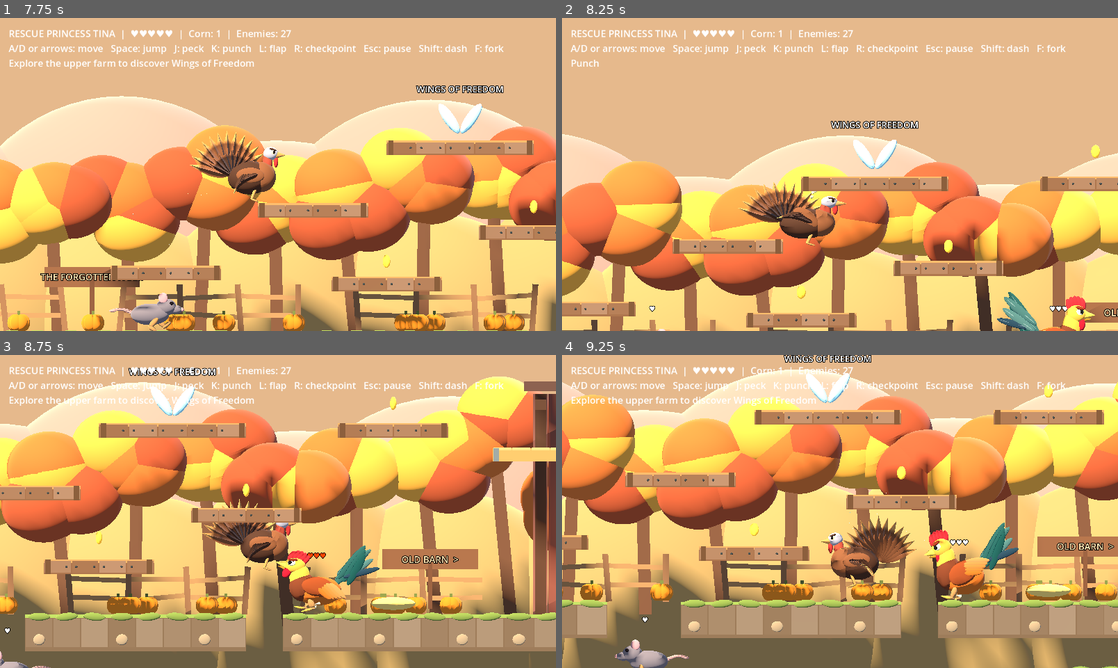
Above: before the commit, frames 1-4 (two rows, left to right).
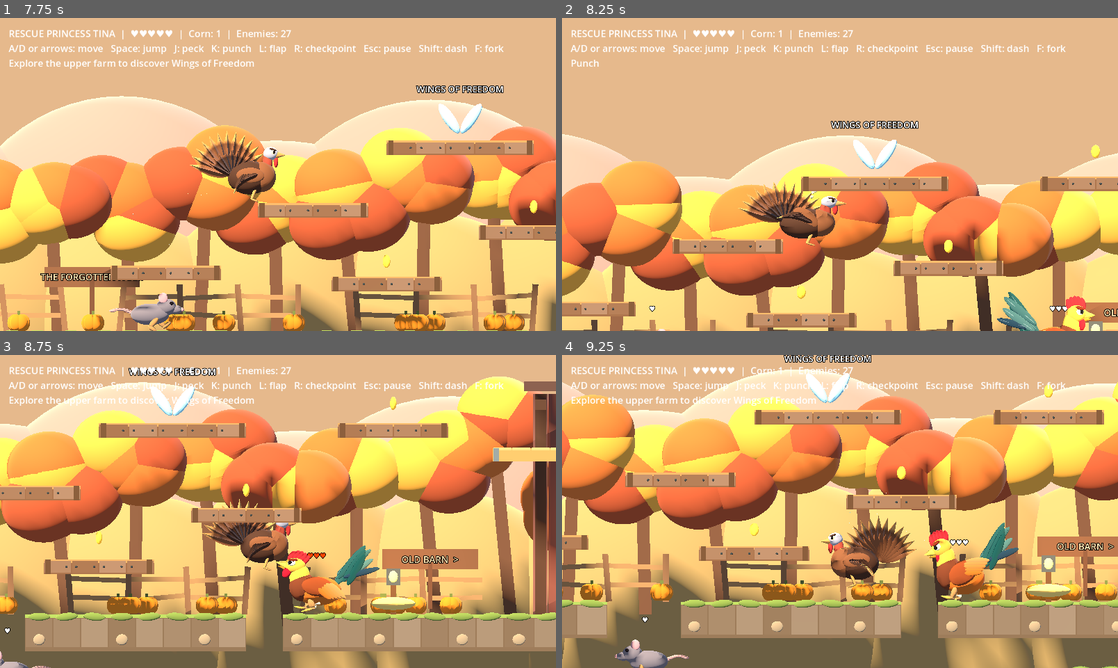
Above: after the commit, the same moments.

Repository: bowr39/TurkeyTime
Game: Godot game, scene res://main.tscn
The game is run twice, just before and just after one commit, with the same random seed, the same clock (stepped at 60 frames per second) and the same inputs.
Inputs (mouse positions are in pixels of both pictures, inside the frame that each line leads up to):
- Up to frame 1 (7.75 s): click "New Adventure" at 0.5 s; move the mouse to (400, 158) at 1.27 s; hold D 1.28-2.03 s; tap Shift at 1.35, 5.85 s; click (400, 158) at 1.42 s; tap Space at 1.52, 1.82, 2.27, 2.57, 3.77, 4.07, 4.52, 4.82, 5.27, 5.57, 6.77, 7.07, 7.52 s; move the mouse to (166, 190) at 2.02 s; hold A 2.03-2.78 s; tap F at 2.1, 6.6 s; move the mouse to (333, 105) at 2.77 s; hold D 2.78-4.28 s; tap J at 2.85, 7.35 s; move the mouse to (250, 237) at 3.52 s; tap K at 3.6 s; click (250, 237) at 3.67 s; move the mouse to (444, 221) at 4.27 s; hold A 4.28-6.53 s; tap L at 4.35 s; move the mouse to (111, 127) at 5.02 s; tap R at 5.1 s; move the mouse to (305, 174) at 5.77 s; click (305, 174) at 5.92 s; move the mouse to (194, 96) at 6.52 s; hold D from 6.53 s (still down); move the mouse to (400, 158) at 7.27 s
- Up to frame 2 (8.25 s): keep holding D; tap Space at 7.82 s; move the mouse to (728, 190) at 8.02 s; tap K at 8.1 s; click (728, 190) at 8.17 s
- Up to frame 3 (8.75 s): keep holding D; tap Space at 8.27, 8.57 s
- Up to frame 4 (9.25 s): move the mouse to (895, 442) at 8.77 s; release D at 8.78 s; hold A from 8.78 s (still down); tap L at 8.85 s

Frame 1 is identical in both runs. In frame 2, 0.2% of the frame differs, in the area x 91-98%, y 91-100%; in frame 3, 0.3%, in the area x 54-81%, y 61-83%; in frame 4, 0.3%.

Commit message:
Add layered distant forest silhouettes, animated luminous fireflies and checkpoint lanterns

Diff:
--- a/main.gd
+++ b/main.gd
@@ -44,6 +44,7 @@
 var reward_taken := false
 var gate: StaticBody3D
 var effects: Array[Node3D] = []
+var fireflies: Array[Node3D] = []
 var facing := 1.0
 var cooldown := 0.0
 var invulnerable := 0.0
@@ -192,6 +193,38 @@
 		cone.height = 0.55
 		mesh(n,cone,Vector3(float(i-2)*0.4,0,0),Color("#7d858a"))
 	hazards.append(n)
+
+func decorate_world() -> void:
+	var rng := RandomNumberGenerator.new()
+	rng.seed = 7319
+	for i in range(72):
+		var x := 74.0+float(i)*2.9
+		var y := rng.randf_range(0.8,6.5)
+		var n := ball(self,Vector3(x,y,-1.8),Vector3.ONE*0.075,Color("#ffe6a1"))
+		var mat := n.material_override as StandardMaterial3D
+		mat.emission_enabled = true
+		mat.emission = Color("#ffd777")
+		mat.emission_energy_multiplier = 1.8
+		n.set_meta("origin",n.position)
+		fireflies.append(n)
+	for i in range(45):
+		var x := 76.0+float(i)*4.7
+		var hill := ball(self,Vector3(x,1.0,-12),Vector3(12,9+rng.randf_range(0,5),4),Color("#60756c") if i%2==0 else Color("#76877a"))
+		hill.rotation.z = rng.randf_range(-0.25,0.25)
+	for x in [17.0,47.0,78.0,123.0,165.0,207.0,263.0]:
+		var y := -3.4 if x==47.0 else 0.0
+		detail_box(self,Vector3(x,y+0.5,-0.95),Vector3(0.14,1,0.14),Color("#61442e"))
+		detail_box(self,Vector3(x,y+1.03,-0.95),Vector3(0.38,0.45,0.38),Color("#4b5355"))
+		var glow := ball(self,Vector3(x,y+1.03,-0.72),Vector3(0.25,0.32,0.12),Color("#ffda7b"))
+		var mat := glow.material_override as StandardMaterial3D
+		mat.emission_enabled = true
+		mat.emission = Color("#ffb94f")
+		var light := OmniLight3D.new()
+		add_child(light)
+		light.position = Vector3(x,y+1.1,0.4)
+		light.light_color = Color("#ffc477")
+		light.light_energy = 0.7
+		light.omni_range = 3.5
 
 func expansion() -> void:
 	for i in range(12):
@@ -376,6 +409,7 @@
 	ball(self,Vector3(17,0.3,-0.8),Vector3(1.2,0.35,0.8),Color("#e8cb71"))
 	ball(self,Vector3(47,-3.2,-0.8),Vector3(1.2,0.35,0.8),Color("#e8cb71"))
 	expansion()
+	decorate_world()
 	player = actor(spawn)
 	turkey = preload("res://timmy_model.gd").new()
 	player.add_child(turkey)
@@ -549,6 +583,10 @@
 	invulnerable = maxf(0,invulnerable-dt)
 	attack_timer = maxf(0,attack_timer-dt)
 	clock += dt
+	for n: Node3D in fireflies:
+		var origin: Vector3 = n.get_meta("origin")
+		n.position = origin+Vector3(sin(clock*0.8+origin.x)*0.45,cos(clock*1.2+origin.x)*0.35,0)
+		n.scale = Vector3.ONE*(0.06+0.025*sin(clock*2+origin.x))
 	for b: AnimatableBody3D in lifts:
 		var origin: Vector3 = b.get_meta("origin")
 		var travel: Vector3 = b.get_meta("travel")
